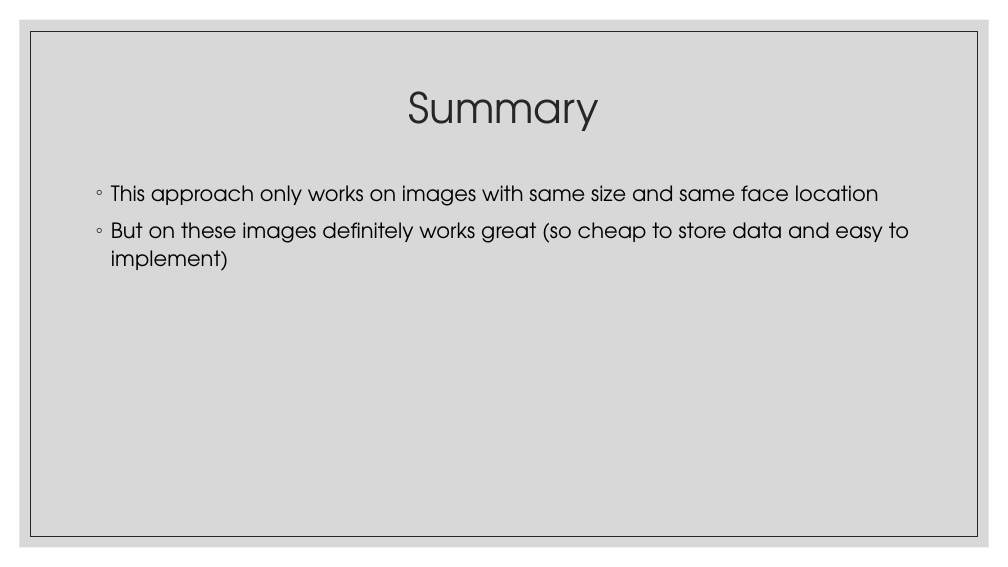
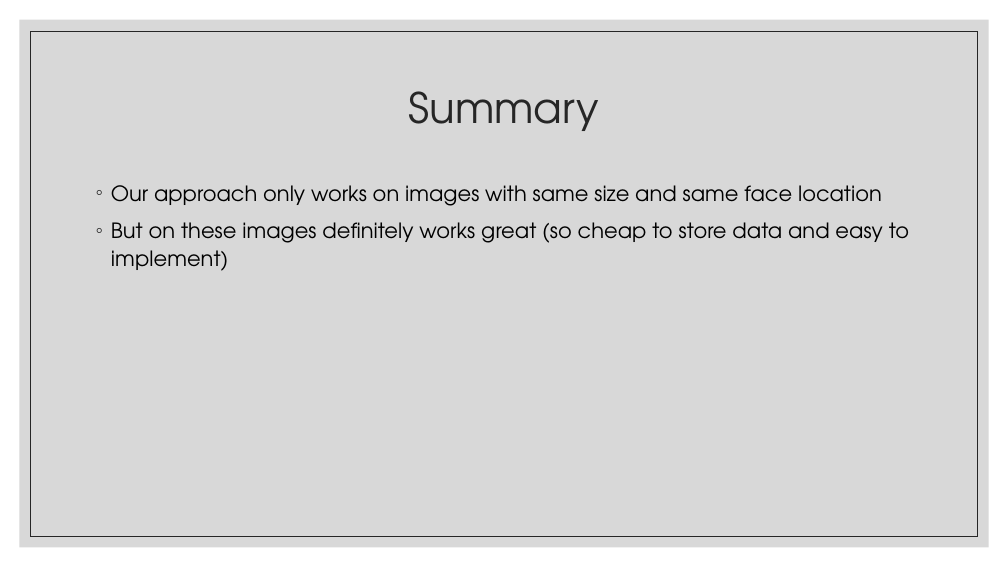
Before and after one commit to Zhekuson/SVDFaces, a slide deck: slide 19 of SVD for face recognition.pptx (slide 21 before the commit). Drawn at 1008x567 pixels with LibreOffice and Linux fonts; fonts in the diff are those of the drawing. Boxes give left, top, right and bottom in pixels: in the first picture for what was removed or moved away, otherwise in the second. Text is boxed around its words. In the diff, an @@ line names an element or a change of style, - is before the commit and + after.

```diff
--- a/SVD for face recognition.pptx
+++ b/SVD for face recognition.pptx
@@ text at [111, 185, 882, 206]: text changed @@
-◦ This approach only works on images with same size and same face location
+◦ Our approach only works on images with same size and same face location
```
Also in this commit, not shown: 8 other slides changed, 2 slides removed, 5 other files.
